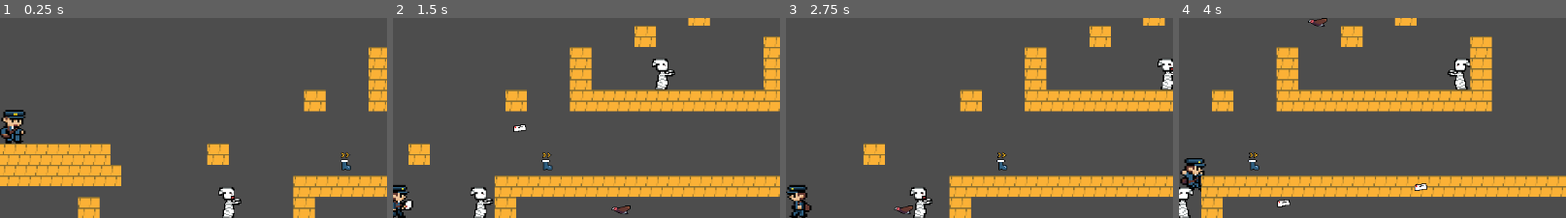
Above: before the commit, frames 1-4 (left to right).
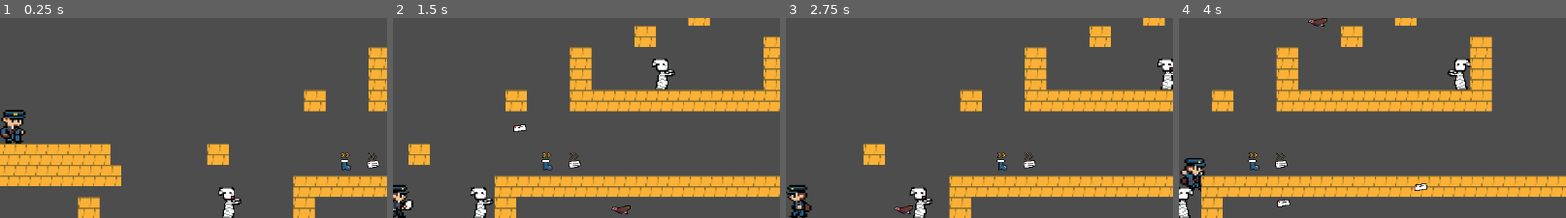
Above: after the commit, the same moments.

Repository: Suukhii/Delivery-through-time
Game: Godot game, scene res://scenes/game.tscn
Same seed, same stepped clock (60 frames per second), same inputs: the game is played once before the commit and once after it.
Inputs:
- Up to frame 1 (0.25 s): no input
- Up to frame 2 (1.5 s): hold K (shoot_player_projectile) 0.53-1.28 s; hold Right (move_right) from 0.53 s (still down); tap Space (jump) at 0.77 s; tap K (shoot_player_projectile) at 1.35 s
- Up to frame 3 (2.75 s): tap Space (jump) at 1.52 s; release Right (move_right) at 2.03 s; hold Left (move_left) from 2.03 s (still down); hold K (shoot_player_projectile) from 2.03 s (still down)
- Up to frame 4 (4 s): release Left (move_left) at 2.78 s; release K (shoot_player_projectile) at 2.78 s; hold Right (move_right) from 2.78 s (still down); tap K (shoot_player_projectile) at 2.85 s; tap Space (jump) at 3.02, 3.77 s; hold K (shoot_player_projectile) from 3.53 s (still down)
The pictures show only the part of the screen within x 48-98%, y 31-81%; the shares and areas given below are measured in that part.

The runs differ from the first frame. In frame 1, 0.1% of the frame differs, in the area x 94-98%, y 67-76%; in frame 2, 0.1%, in the area x 45-49%, y 67-76%; in frame 3, 0.1%; in frame 4, 0.1%.

Commit message:
added faster firerate

Diff:
--- a/scenes/attack_speed.tscn
+++ b/scenes/attack_speed.tscn
@@ -1,11 +1,13 @@
-[gd_scene load_steps=3 format=3 uid="uid://djyv26jtdj5pk"]
+[gd_scene load_steps=4 format=3 uid="uid://djyv26jtdj5pk"]
 
+[ext_resource type="Script" uid="uid://d1mnqqus8t1gw" path="res://scripts/attack_speed.gd" id="1_7ls82"]
 [ext_resource type="Texture2D" uid="uid://cx1cea5v5ik30" path="res://assets/sprites/atackspeeedup.png" id="1_afybe"]
 
 [sub_resource type="RectangleShape2D" id="RectangleShape2D_7ls82"]
 size = Vector2(18, 10.5)
 
 [node name="attack_speed" type="Area2D"]
+script = ExtResource("1_7ls82")
 
 [node name="CollisionShape2D" type="CollisionShape2D" parent="."]
 position = Vector2(1, -5.75)
@@ -14,3 +16,5 @@
 [node name="Sprite2D" type="Sprite2D" parent="."]
 position = Vector2(54, -6)
 texture = ExtResource("1_afybe")
+
+[connection signal="body_entered" from="." to="." method="_on_body_entered"]
--- a/scenes/game.tscn
+++ b/scenes/game.tscn
@@ -7,6 +7,7 @@
 [ext_resource type="PackedScene" uid="uid://c35aaff7rc6ou" path="res://scenes/enemy.tscn" id="5_iywne"]
 [ext_resource type="PackedScene" uid="uid://c8fe8i6atq3rb" path="res://scenes/ui.tscn" id="6_p57ef"]
 [ext_resource type="PackedScene" uid="uid://d010oawg3n87i" path="res://scenes/speed_boots.tscn" id="7_u5sy4"]
+[ext_resource type="PackedScene" uid="uid://djyv26jtdj5pk" path="res://scenes/attack_speed.tscn" id="8_gee14"]
 
 [sub_resource type="TileSetAtlasSource" id="TileSetAtlasSource_lnu2h"]
 texture = ExtResource("2_yqjtg")
@@ -60,4 +61,7 @@
 [node name="SpeedBoots" parent="." instance=ExtResource("7_u5sy4")]
 position = Vector2(501, 84)
 
+[node name="attack_speed" parent="." instance=ExtResource("8_gee14")]
+position = Vector2(533, 81)
+
 [connection signal="timeout" from="Player/VultureSpawner/SpawnTimer" to="Player/VultureSpawner" method="_on_spawn_timer_timeout"]
--- /dev/null
+++ b/scripts/attack_speed.gd
@@ -0,0 +1,9 @@
+extends Area2D
+
+func _ready():
+	connect("body_entered", Callable(self, "_on_body_entered"))
+
+func _on_body_entered(body):
+	if body.has_method("activate_fire_rate_boost"):
+		body.activate_fire_rate_boost()
+		queue_free()  # Remove the power-up after pickup
--- a/scripts/player.gd
+++ b/scripts/player.gd
@@ -6,8 +6,18 @@
 @onready var projectile_spawn_right = $PlayerProjectileSpawnRight
 @onready var projectile_spawn_left = $PlayerProjectileSpawnLeft
 
+var fire_rate := 5.0  # shots per second (normal)
+var boosted_fire_rate := 1000.0  # shots per second when boosted
+var is_fire_rate_boosted := false
+var shoot_cooldown := 0.0
+var fire_rate_timer: Timer
+
 var boosted_speed := 1000.0
 var speed_boost_duration := 3.0
+var fire_rate_boost_duration := 10.0
+
+
+
 var is_speed_boosted := false
 var speed_timer: Timer
 
@@ -23,6 +33,12 @@
 var facing_direction := 1  # 1 = right, -1 = left
 var is_throwing := false
 
+
+func _process(delta):
+	if shoot_cooldown > 0:
+		shoot_cooldown -= delta
+
+
 func _input(event):
 	if event.is_action_pressed("move_right"):
 		facing_direction = 1
@@ -31,8 +47,19 @@
 		facing_direction = -1
 
 	if event.is_action_pressed("shoot_player_projectile"):
-		shoot_projectile_with_throw()
+		shoot_projectile_with_cooldown()
 
+
+
+func shoot_projectile_with_cooldown():
+	if is_throwing or projectile_scene == null:
+		return
+
+	if shoot_cooldown > 0:
+		return  # still cooling down, can't shoot
+
+	shoot_cooldown = 1.0 / (boosted_fire_rate if is_fire_rate_boosted else fire_rate)
+	shoot_projectile_with_throw()
 
 func shoot_projectile_with_throw() -> void:
 	if is_throwing or projectile_scene == null:
@@ -129,6 +156,12 @@
 	speed_timer.connect("timeout", Callable(self, "_on_speed_boost_timeout"))
 	add_child(speed_timer)
 
+	fire_rate_timer = Timer.new()
+	fire_rate_timer.one_shot = true
+	fire_rate_timer.wait_time = fire_rate_boost_duration
+	fire_rate_timer.connect("timeout", Callable(self, "_on_fire_rate_boost_timeout"))
+	add_child(fire_rate_timer)
+
 
 func activate_speed_boost():
 	if is_speed_boosted:
@@ -140,3 +173,15 @@
 func _on_speed_boost_timeout():
 	is_speed_boosted = false
 	print("Speed boost ended.")
+
+
+func activate_fire_rate_boost():
+	if is_fire_rate_boosted:
+		fire_rate_timer.stop()
+	is_fire_rate_boosted = true
+	fire_rate_timer.start()
+	print("Fire rate boost activated!")
+
+func _on_fire_rate_boost_timeout():
+	is_fire_rate_boosted = false
+	print("Fire rate boost ended.")
Not shown: 1 places in scenes/game.tscn that only renumber resources
Not shown, added: scripts/attack_speed.gd.uid
